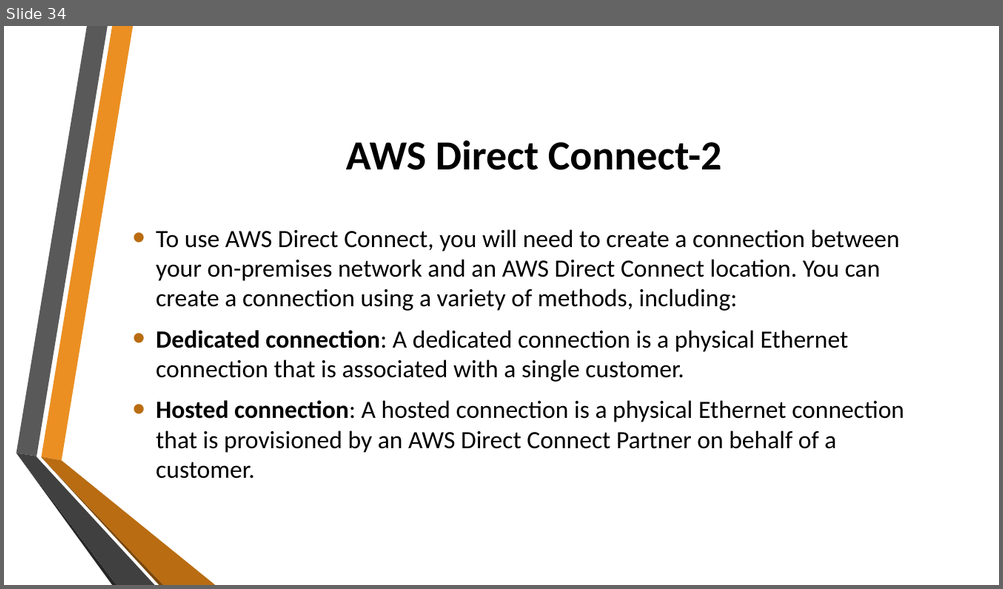
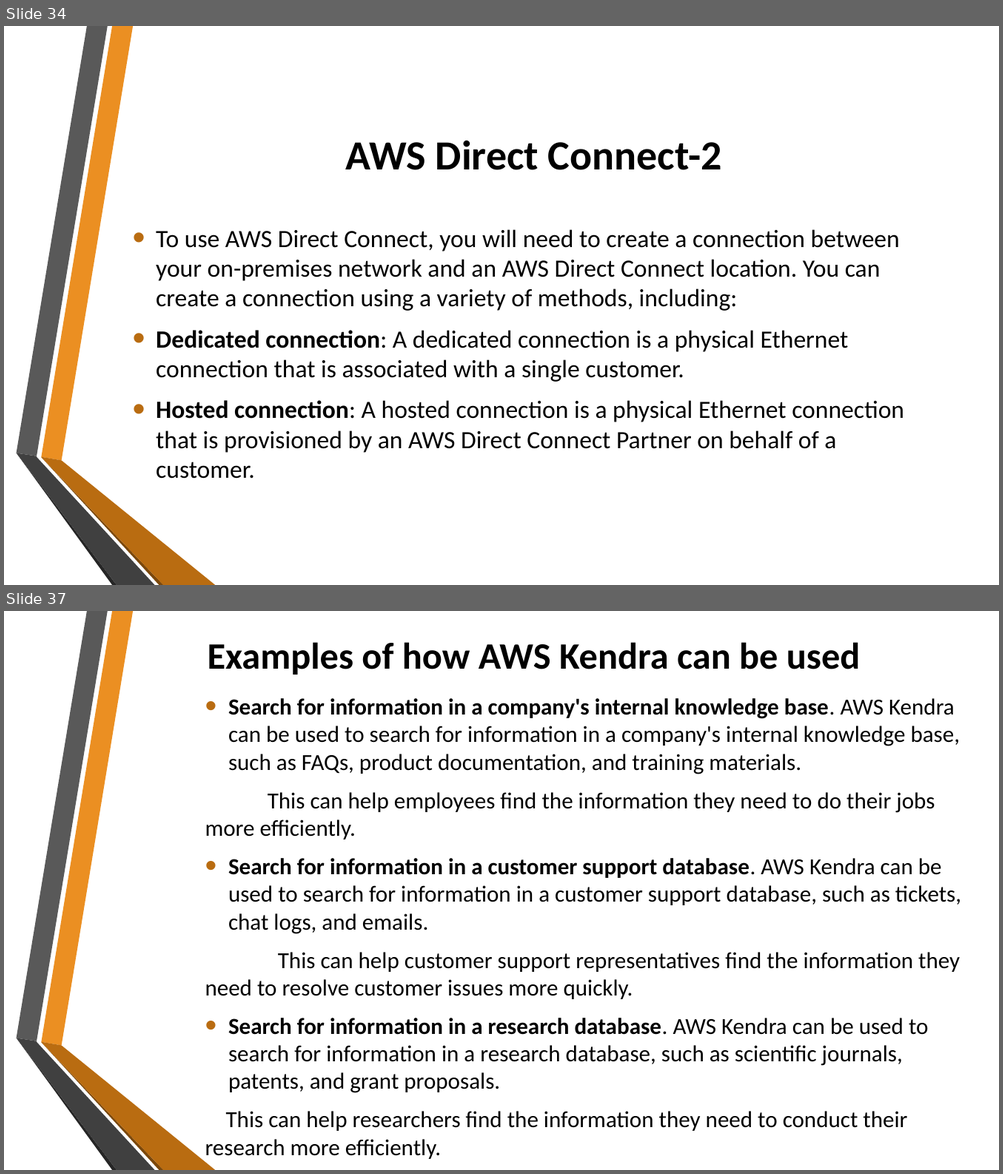
Before and after one commit to cloud-dev-user/AWS_Training_demo, a slide deck: Day4/AWS-Day4.pptx. Shown one above the other, each under a label of ours: slide 34 before the commit, slides 34 and 37 after it; the slides between them are not shown. The pictures are 1003x589 and 1003x1174 pixels, drawn with LibreOffice and Linux fonts; fonts in the diff are those of the drawing; background and template pictures are left out. Boxes give left, top, right and bottom in pixels: in the first picture for what was removed or moved away, otherwise in the second. Text is boxed around its words. In the diff, an @@ line names an element or a change of style, - is before the commit and + after.

```diff
--- a/Day4/AWS-Day4.pptx
+++ b/Day4/AWS-Day4.pptx
@@ slide 37 added at bbox=[4, 611, 999, 1170], background picture (left out); not listed: 6 template elements that a slide beside it also shows @@
@@ title added at bbox=[208, 642, 859, 675], 36 pt, text #000000, bold @@
+Examples of how AWS Kendra can be used
@@ text added at bbox=[205, 726, 961, 1159], 22.2 pt, text #000000 @@
+• Search for information in a company's internal knowledge base. AWS Kendra can be used to search for information in a company's internal knowledge base, such as FAQs, product documentation, and training materials.
+This can help employees find the information they need to do their jobs more efficiently.
+• Search for information in a customer support database. AWS Kendra can be used to search for information in a customer support database, such as tickets, chat logs, and emails.
+This can help customer support representatives find the information they need to resolve customer issues more quickly.
+• Search for information in a research database. AWS Kendra can be used to search for information in a research database, such as scientific journals, patents, and grant proposals.
+This can help researchers find the information they need to conduct their research more efficiently.
```
Also in this commit, not shown: 2 other slides added.
